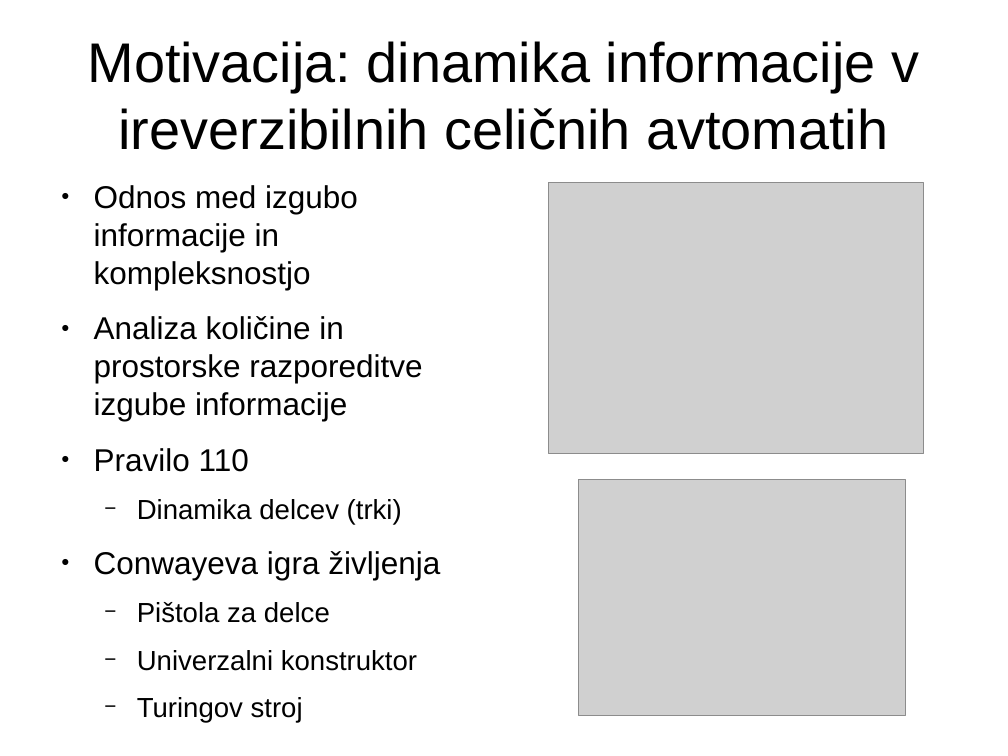
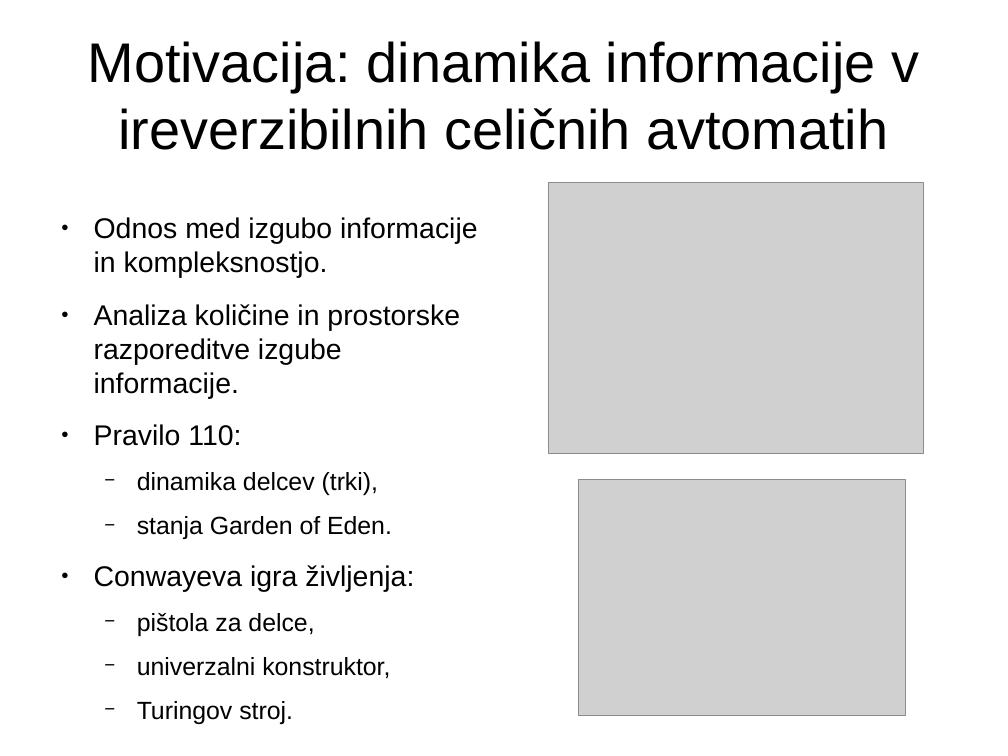
Before and after one commit to jeras/fri-latex-templates, a slide deck: slide 2 of predstavitev/predstavitev.odp. Drawn at 1008x756 pixels with LibreOffice and Linux fonts; fonts in the diff are those of the drawing; grey boxes stand for pictures. Boxes give left, top, right and bottom in pixels: in the first picture for what was removed or moved away, otherwise in the second. Text is boxed around its words. In the diff, an @@ line names an element or a change of style, - is before the commit and + after.

```diff
--- a/predstavitev/predstavitev.odp
+++ b/predstavitev/predstavitev.odp
@@ text at <box>94,217,477,724</box>: text changed; size 24.8 to 22.4 pt @@
-● Odnos med izgubo informacije in kompleksnostjo
-● Analiza količine in prostorske razporeditve izgube informacije
-● Pravilo 110
-  − Dinamika delcev (trki)
-● Conwayeva igra življenja
-  − Pištola za delce
-  − Univerzalni konstruktor
-  − Turingov stroj
+● Odnos med izgubo informacije in kompleksnostjo.
+● Analiza količine in prostorske razporeditve izgube informacije.
+● Pravilo 110:
+  − dinamika delcev (trki),
+  − stanja Garden of Eden.
+● Conwayeva igra življenja:
+  − pištola za delce,
+  − univerzalni konstruktor,
+  − Turingov stroj.
```
Also in this commit, not shown: 16 other slides changed, 6 slides added, 6 other files.
